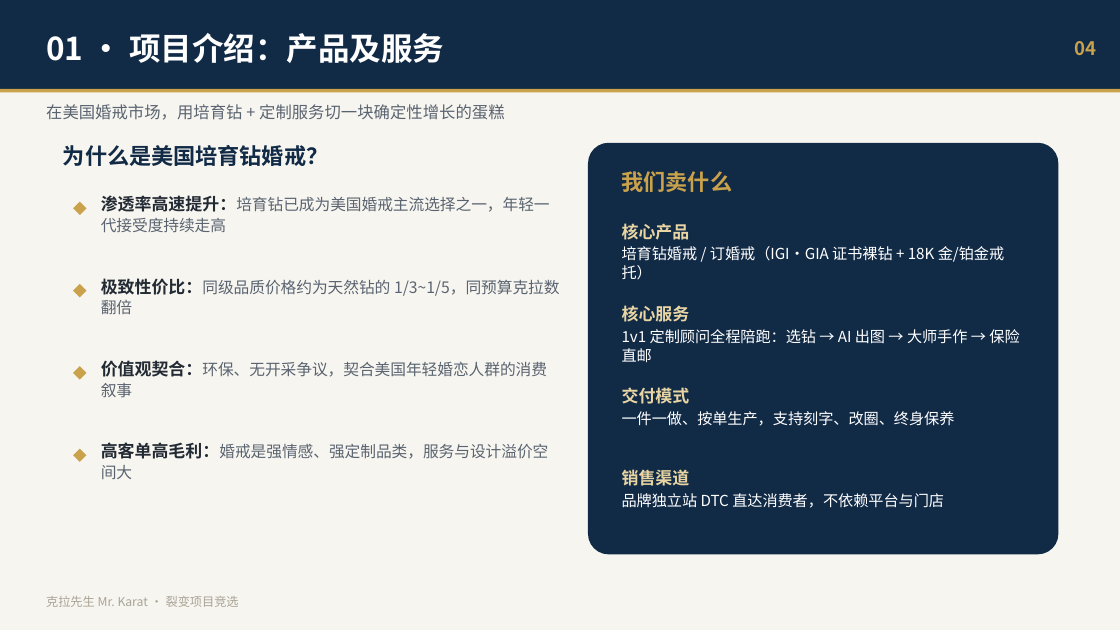
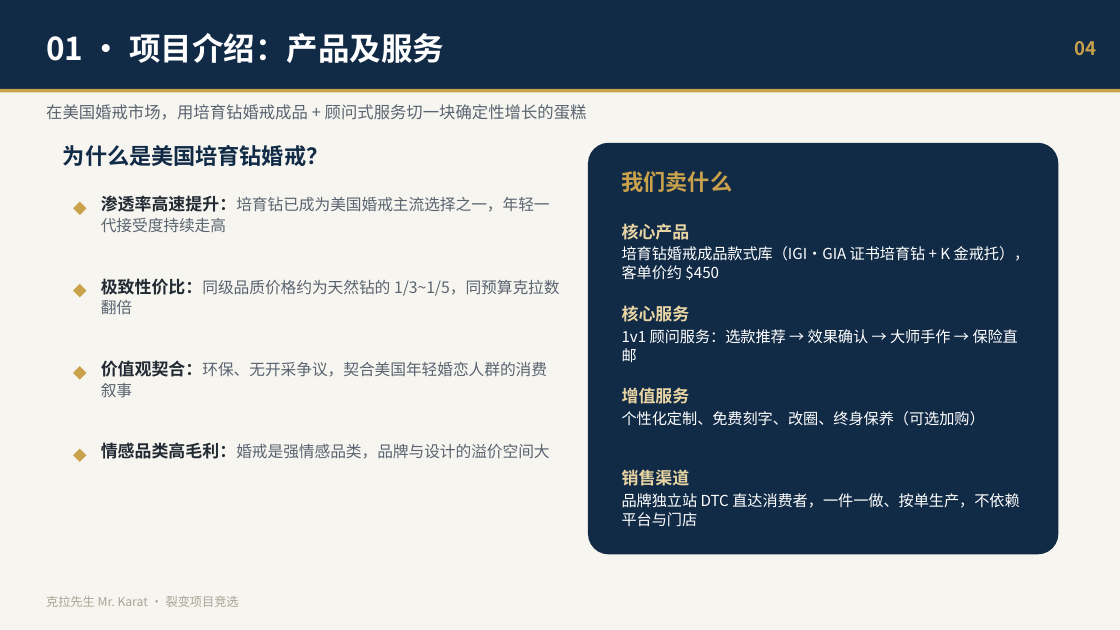
Before and after one commit to devlee/ma, a slide deck: slide 4 of ppt/克拉先生_裂变项目总经理竞选PPT.pptx. Drawn at 1120x630 pixels with LibreOffice and Linux fonts; fonts in the diff are those of the drawing. Boxes give left, top, right and bottom in pixels: in the first picture for what was removed or moved away, otherwise in the second. Text is boxed around its words. In the diff, an @@ line names an element or a change of style, - is before the commit and + after.

```diff
--- a/ppt/克拉先生_裂变项目总经理竞选PPT.pptx
+++ b/ppt/克拉先生_裂变项目总经理竞选PPT.pptx
@@ text at <box>46,104,587,120</box>: text changed @@
-在美国婚戒市场，用培育钻 + 定制服务切一块确定性增长的蛋糕
+在美国婚戒市场，用培育钻婚戒成品 + 顾问式服务切一块确定性增长的蛋糕
@@ text at <box>622,246,1030,280</box>: text changed @@
-培育钻婚戒 / 订婚戒（IGI·GIA 证书裸钻 + 18K 金/铂金戒托）
+培育钻婚戒成品款式库（IGI·GIA 证书培育钻 + K 金戒托），客单价约 $450
@@ text at <box>622,329,1018,363</box>: text changed @@
-1v1 定制顾问全程陪跑：选钻 → AI 出图 → 大师手作 → 保险直邮
+1v1 顾问服务：选款推荐 → 效果确认 → 大师手作 → 保险直邮
@@ text at <box>622,387,985,426</box>: text changed @@
-交付模式
-一件一做、按单生产，支持刻字、改圈、终身保养
+增值服务
+个性化定制、免费刻字、改圈、终身保养（可选加购）
@@ text at <box>101,442,549,459</box>: text changed @@
-高客单高毛利：婚戒是强情感、强定制品类，服务与设计溢价空间大
+情感品类高毛利：婚戒是强情感品类，品牌与设计的溢价空间大
@@ text at <box>622,493,1019,527</box>: text changed @@
-品牌独立站 DTC 直达消费者，不依赖平台与门店
+品牌独立站 DTC 直达消费者，一件一做、按单生产，不依赖平台与门店
```
Also in this commit, not shown: 5 other slides changed, 4 other files.
